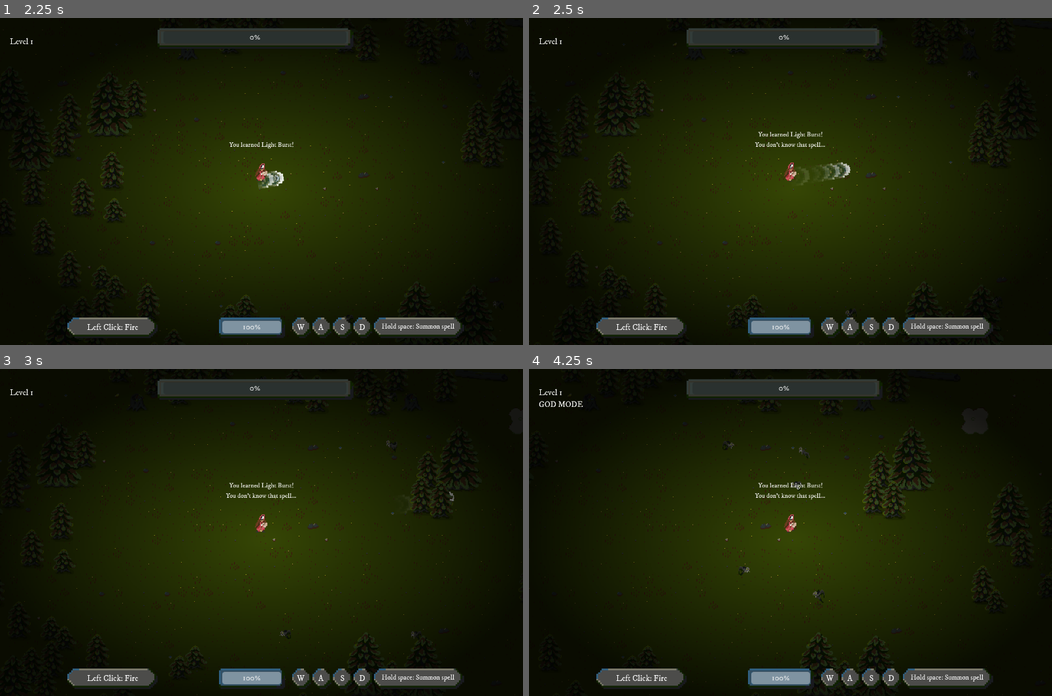
Above: before the commit, frames 1-4 (two rows, left to right).
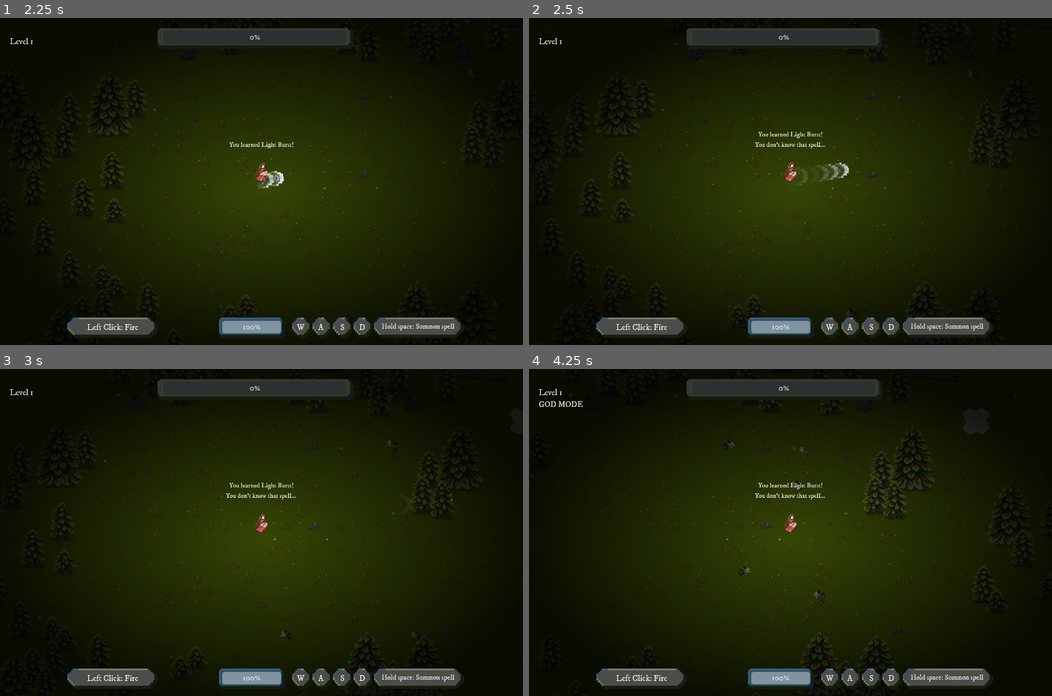
Above: after the commit, the same moments.

Repository: milestone-dev/ld55
Game: Godot game, scene res://scenes/start.tscn
Same seed, same stepped clock (60 frames per second), same inputs: the game is played once before the commit and once after it.
Inputs (mouse positions are in pixels of both pictures, inside the frame that each line leads up to):
- Up to frame 1 (2.25 s): click "Start game" at 0.5 s; click "Light Burst" at 1.25 s; tap Enter at 2 s; move the mouse to (376, 165) at 2.02 s; hold D (move_right) from 2.03 s (still down); tap L (dev_allspells) at 2.1 s; click (376, 165) at 2.17 s
- Up to frame 2 (2.5 s): keep holding D (move_right); tap Space at 2.27 s
- Up to frame 3 (3 s): release D (move_right) at 2.75 s; drag from (156, 548) to (371, 509) at 2.77 s
- Up to frame 4 (4.25 s): move the mouse to (842, 460) at 3.52 s; hold D (move_right) from 3.53 s (still down); tap 0 (dev_godmode) at 3.6 s

Frame 1 is identical in both runs. In frame 2, 0.8% of the frame differs, in the area x 2-98%, y 2-100%; in frame 3, 0.7%; in frame 4, 1.1%, in the area x 0-100%, y 2-100%.

Commit message:
Tweak levels, spells, cast time

Diff:
--- a/resources/spells/SUN_A1.tres
+++ b/resources/spells/SUN_A1.tres
@@ -16,12 +16,14 @@
 store_icon = ExtResource("2_843e3")
 spell_guide = ExtResource("2_cbyhp")
 projectile_behavior = 0
+projectile_max_hits = 1
 area_of_effect_scene = ExtResource("1_g0tkt")
 area_of_effect_on_player = true
 effect_area_behavior = 2
 effect_duration = 0.2
 effect_cooldown_max = 0.1
+speed_multiplier = 1.0
 heal = 0.0
 damage_over_time = 0.0
 attack_damage = 30.0
-attack_range = 35.0
+attack_range = 60.0
--- a/scenes/area_of_effect/sunlight_area_of_effect.tscn
+++ b/scenes/area_of_effect/sunlight_area_of_effect.tscn
@@ -37,7 +37,7 @@
 script = ExtResource("1_nu4yl")
 
 [node name="Sprite2D" type="Sprite2D" parent="."]
-scale = Vector2(2.96875, 1.71875)
+scale = Vector2(4, 2.316)
 texture = SubResource("GradientTexture2D_etj5p")
 
 [node name="AnimationPlayer" type="AnimationPlayer" parent="Sprite2D"]
--- a/scripts/casting.gd
+++ b/scripts/casting.gd
@@ -78,11 +78,11 @@
 		draw_line_to_node(first_node, true)
 		draw_line_to_node(first_node, false) #and one for the mouse pointer
 		active = true;
-		Global.speed_factor = 0.2
+		Global.speed_factor = max(0.1, 0.05 * player.level)
 		Input.mouse_mode = Input.MOUSE_MODE_HIDDEN
 
 	if active:
-		Global.speed_factor = 0.2
+		Global.speed_factor = max(0.1, 0.05 * player.level)
 		#move last point to mouse
 		var d = get_viewport().get_mouse_position() - mouse_origin;
 		var pos = line.points[0] + d;
--- a/scripts/player.gd
+++ b/scripts/player.gd
@@ -16,16 +16,15 @@
 @export var shop : Shop
 
 var level_experience_requirements = [
-	0,
-	1600,
-	3200,
-	6000,
-	8000,
-	12000,
-	17000,
-	40000,
-	100000,
-	500000
+	0	,
+	1600	,
+	3200	,
+	6000	,
+	10000	,
+	18000	,
+	30000	,
+	47000	,
+	78000	,
 ];
 
 @export_category("TrollDOOM")
